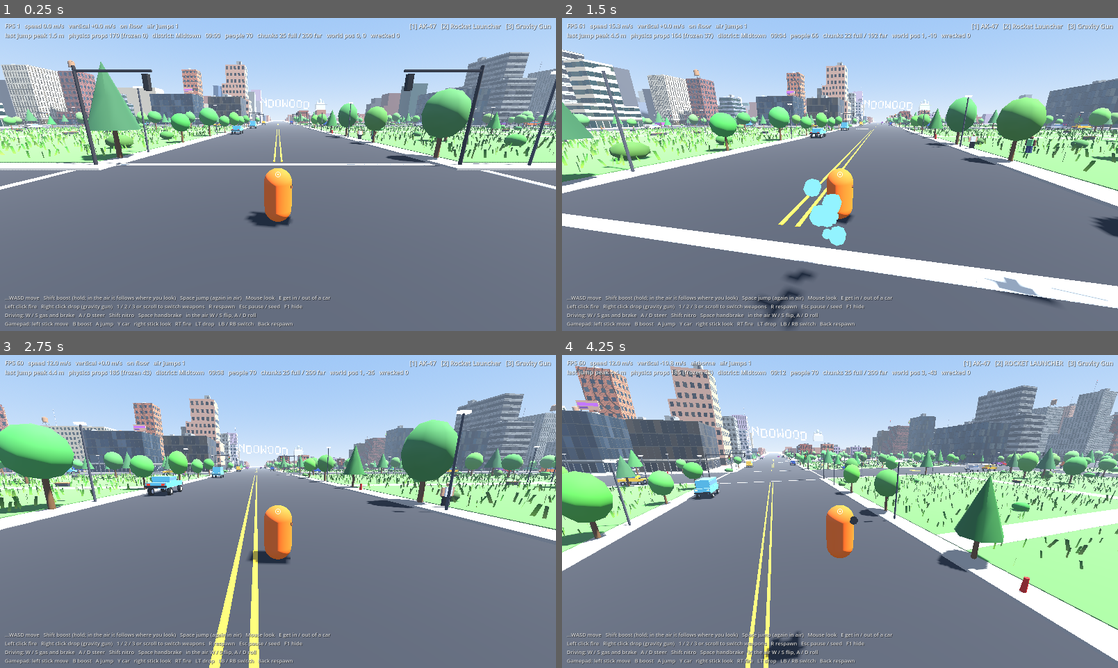
Above: before the commit, frames 1-4 (two rows, left to right).
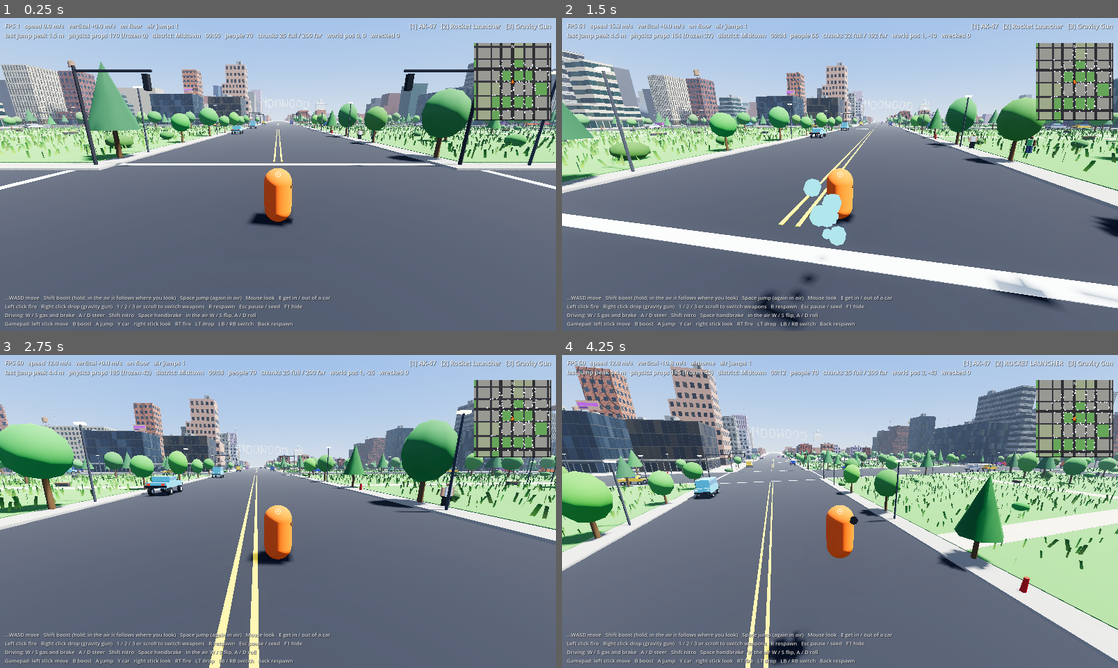
Above: after the commit, the same moments.

Repository: ashalluf/rando-game
Game: Godot game, scene res://scenes/levels/city.tscn
Two runs of this game, one before a commit and one after it. Both use one fixed random seed, a clock stepped at 60 frames per second and the inputs below.
Inputs (mouse positions are in pixels of both pictures, inside the frame that each line leads up to):
- Up to frame 1 (0.25 s): no input
- Up to frame 2 (1.5 s): move the mouse to (867, 174) at 0.52 s; hold W (move_forward) from 0.53 s (still down); right-click (867, 174) at 0.6 s; tap Space (jump) at 0.77 s; move the mouse to (812, 174) at 1.27 s; tap Shift (boost) at 1.35 s
- Up to frame 3 (2.75 s): keep holding W (move_forward); tap Space (jump) at 1.52 s; move the mouse to (289, 505) at 2.02 s; press the mouse at (289, 505) at 2.03 s
- Up to frame 4 (4.25 s): keep holding W (move_forward); move the mouse to (834, 517) at 2.77 s; release the mouse at (834, 517) at 2.78 s; tap E (interact) at 2.85 s; tap Space (jump) at 3.02, 3.77 s; move the mouse to (878, 514) at 3.52 s; tap Mouse wheel up (next_weapon) at 3.6 s

The runs differ from the first frame. In frame 1, 10% of the frame differs, in the area x 0-100%, y 8-68%; in frame 2, 13%; in frame 3, 14%; in frame 4, 20%, in the area x 0-100%, y 3-100%.

Commit message:
Lighting pass and a minimap
Environment: SDFGI global illumination, SSAO, screen-space reflections,
glow, ACES tonemapping, volumetric fog, slight contrast and saturation,
soft blended sun shadows out to 320 m, and a subtle far depth of field
on the camera. Forward+ only; the web build keeps its simple look.

Minimap in the top right, drawn from the city plan: blocks colored by
district and zone, roads and avenues, parks and plazas, ocean, beach,
hills, airport and port, landmarks as gold dots, nearby cars as dots,
and an arrow for where you are looking. North is up, 320 m radius.

How to test: look at the skyline and shadows on the Mac build and say
whether it is too bright, too dark, or too foggy. Check the minimap
matches the streets around you.

Co-Authored-By: Claude Fable 5.1 <noreply@anthropic.com>
Claude-Session: https://claude.ai/code/session_013mJoQrtobT2mZqUs9rjLvy

Diff:
--- a/scenes/levels/city.tscn
+++ b/scenes/levels/city.tscn
@@ -11,7 +11,8 @@
 sky_horizon_color = Color(0.78, 0.86, 0.96, 1)
 ground_bottom_color = Color(0.22, 0.22, 0.24, 1)
 ground_horizon_color = Color(0.78, 0.86, 0.96, 1)
-sun_angle_max = 20.0
+sun_angle_max = 30.0
+sun_curve = 0.15
 
 [sub_resource type="Sky" id="Sky_sky"]
 sky_material = SubResource("ProceduralSkyMaterial_sky")
@@ -21,11 +22,35 @@
 sky = SubResource("Sky_sky")
 ambient_light_source = 3
 ambient_light_sky_contribution = 0.45
-tonemap_mode = 2
+tonemap_mode = 3
+tonemap_exposure = 1.0
+tonemap_white = 6.0
+ssr_enabled = true
+ssr_max_steps = 48
+ssr_fade_in = 0.2
+ssr_fade_out = 2.0
+ssao_enabled = true
+ssao_radius = 2.0
+ssao_intensity = 1.5
+sdfgi_enabled = true
+sdfgi_use_occlusion = true
+sdfgi_min_cell_size = 0.4
+sdfgi_energy = 1.1
+glow_enabled = true
+glow_intensity = 0.5
+glow_bloom = 0.08
+glow_hdr_threshold = 1.1
 fog_enabled = true
 fog_light_color = Color(0.78, 0.86, 0.96, 1)
 fog_density = 0.0006
 fog_sky_affect = 0.2
+volumetric_fog_enabled = true
+volumetric_fog_density = 0.008
+volumetric_fog_albedo = Color(0.9, 0.93, 1, 1)
+volumetric_fog_length = 160.0
+adjustment_enabled = true
+adjustment_contrast = 1.04
+adjustment_saturation = 1.08
 
 [node name="City" type="Node3D"]
 script = ExtResource("1_city")
@@ -35,8 +60,11 @@
 
 [node name="Sun" type="DirectionalLight3D" parent="."]
 light_energy = 1.0
+light_angular_distance = 0.6
 shadow_enabled = true
-directional_shadow_max_distance = 260.0
+shadow_blur = 1.5
+directional_shadow_max_distance = 320.0
+directional_shadow_blend_splits = true
 
 [node name="Player" parent="." instance=ExtResource("2_player")]
 transform = Transform3D(1, 0, 0, 0, 1, 0, 0, 0, 1, 0, 1.5, 0)
--- a/scenes/player/player.tscn
+++ b/scenes/player/player.tscn
@@ -1,8 +1,14 @@
-[gd_scene load_steps=9 format=3]
+[gd_scene load_steps=10 format=3]
 
 [ext_resource type="Script" path="res://scripts/player/player.gd" id="1_player"]
 [ext_resource type="Script" path="res://scripts/player/camera_rig.gd" id="2_camera_rig"]
 [ext_resource type="Script" path="res://scripts/weapons/weapon_manager.gd" id="3_weapons"]
+
+[sub_resource type="CameraAttributesPractical" id="CameraAttributesPractical_cam"]
+dof_blur_far_enabled = true
+dof_blur_far_distance = 260.0
+dof_blur_far_transition = 260.0
+dof_blur_amount = 0.04
 
 [sub_resource type="CapsuleShape3D" id="CapsuleShape3D_body"]
 radius = 0.45
@@ -60,6 +66,7 @@
 margin = 0.3
 
 [node name="Camera3D" type="Camera3D" parent="CameraRig/SpringArm3D"]
+attributes = SubResource("CameraAttributesPractical_cam")
 fov = 75.0
 near = 0.05
 far = 2000.0
--- a/scenes/ui/debug_hud.tscn
+++ b/scenes/ui/debug_hud.tscn
@@ -1,7 +1,8 @@
-[gd_scene load_steps=3 format=3]
+[gd_scene load_steps=4 format=3]
 
 [ext_resource type="Script" path="res://scripts/ui/debug_hud.gd" id="1_hud"]
 [ext_resource type="Script" path="res://scripts/ui/crosshair.gd" id="2_crosshair"]
+[ext_resource type="Script" path="res://scripts/ui/minimap.gd" id="3_minimap"]
 
 [node name="DebugHud" type="CanvasLayer"]
 script = ExtResource("1_hud")
@@ -32,6 +33,17 @@
 theme_override_font_sizes/font_size = 18
 text = "..."
 
+[node name="Minimap" type="Control" parent="."]
+anchor_left = 1.0
+anchor_right = 1.0
+offset_left = -236.0
+offset_top = 72.0
+offset_right = -14.0
+offset_bottom = 294.0
+grow_horizontal = 0
+mouse_filter = 2
+script = ExtResource("3_minimap")
+
 [node name="Crosshair" type="Control" parent="."]
 anchor_left = 0.5
 anchor_top = 0.5
--- /dev/null
+++ b/scripts/ui/minimap.gd
@@ -0,0 +1,150 @@
+extends Control
+## Minimap drawn straight from the CityPlan: roads, blocks colored by district and zone, landmarks,
+## and the player's heading. North is up. Cheap enough to redraw ten times a second.
+
+## Meters from the player to the edge of the map.
+@export var radius_m: float = 320.0
+@export var refresh_hz: float = 10.0
+
+const COLORS := {
+	"downtown": Color(0.55, 0.58, 0.66), "midtown": Color(0.60, 0.60, 0.58), "suburbs": Color(0.62, 0.66, 0.54),
+	"industrial": Color(0.60, 0.54, 0.48), "park": Color(0.40, 0.65, 0.35), "plaza": Color(0.78, 0.72, 0.60),
+	"ocean": Color(0.20, 0.45, 0.72), "beach": Color(0.86, 0.78, 0.55), "hills": Color(0.36, 0.48, 0.28),
+	"airport": Color(0.45, 0.45, 0.47), "port": Color(0.52, 0.52, 0.54), "road": Color(0.22, 0.22, 0.25),
+	"avenue": Color(0.18, 0.18, 0.2), "landmark": Color(1.0, 0.85, 0.3), "player": Color(1.0, 0.45, 0.12),
+	"frame": Color(0.08, 0.08, 0.1, 0.85), "car": Color(0.9, 0.9, 0.95),
+}
+
+var _timer: float = 0.0
+var _player: Node3D
+var _city: Node
+
+
+func _ready() -> void:
+	clip_contents = true
+	mouse_filter = Control.MOUSE_FILTER_IGNORE
+
+
+func _process(delta: float) -> void:
+	_timer += delta
+	if _timer >= 1.0 / refresh_hz:
+		_timer = 0.0
+		queue_redraw()
+
+
+## World XZ (true world coordinates) to a point on the map.
+func world_to_map(wp: Vector2, center_world: Vector2) -> Vector2:
+	var scale := size.x / (radius_m * 2.0)
+	return size * 0.5 + (wp - center_world) * scale
+
+
+func _draw() -> void:
+	if _player == null:
+		_player = get_tree().get_first_node_in_group("player") as Node3D
+	if _city == null:
+		_city = get_tree().get_first_node_in_group("city")
+	draw_rect(Rect2(Vector2.ZERO, size), COLORS.frame)
+	if _player == null or _city == null or not _city.has_method("world_position"):
+		return
+	var plan: CityPlan = _city.get("plan")
+	if plan == null:
+		return
+	var wp3: Vector3 = _city.world_position(_player.global_position)
+	var center := Vector2(wp3.x, wp3.z)
+	var scale := size.x / (radius_m * 2.0)
+	var idx := plan.block_index_at(center)
+	var reach := int(ceil(radius_m / plan.block_size_range.x)) + 1
+
+	# Blocks and zones.
+	for ix in range(idx.x - reach, idx.x + reach + 1):
+		for iz in range(idx.y - reach, idx.y + reach + 1):
+			var block := plan.block(ix, iz)
+			var rect: Rect2 = block.rect
+			var zone := plan.zone_at(rect.get_center())
+			var owned := _owned_rect(plan, ix, iz)
+			var color: Color
+			match zone:
+				MacroMap.Zone.OCEAN:
+					color = COLORS.ocean
+				MacroMap.Zone.HILLS:
+					color = COLORS.hills
+				MacroMap.Zone.BEACH:
+					color = COLORS.beach
+				MacroMap.Zone.AIRPORT:
+					color = COLORS.airport
+				MacroMap.Zone.PORT:
+					color = COLORS.port
+				_:
+					color = Color.TRANSPARENT
+			if zone != MacroMap.Zone.CITY:
+				_fill(owned, color, center, scale)
+				if zone == MacroMap.Zone.BEACH:
+					_draw_roads(plan, ix, iz, rect, center, scale)
+				continue
+			# City block: roads first, then the block itself.
+			_draw_roads(plan, ix, iz, rect, center, scale)
+			match block.kind:
+				CityPlan.BlockKind.PARK:
+					color = COLORS.park
+				CityPlan.BlockKind.PLAZA:
+					color = COLORS.plaza
+				_:
+					color = [COLORS.downtown, COLORS.midtown, COLORS.suburbs, COLORS.industrial][block.district]
+			_fill(rect, color, center, scale)
+
+	# Landmarks.
+	if plan.macro:
+		for lm in Landmarks.all():
+			var a: Vector2 = lm.anchor
+			if a.distance_to(center) < radius_m * 1.4:
+				var p := world_to_map(a, center)
+				draw_circle(p, 4.0, COLORS.landmark)
+				draw_circle(p, 4.0, Color.BLACK, false, 1.0)
+
+	# Cars you can see, as dots.
+	for node in get_tree().get_nodes_in_group("vehicle"):
+		var car := node as Node3D
+		if car == null or car == _player.get("vehicle"):
+			continue
+		var cw: Vector3 = _city.world_position(car.global_position)
+		var cp := Vector2(cw.x, cw.z)
+		if cp.distance_to(center) < radius_m:
+			draw_circle(world_to_map(cp, center), 2.0, COLORS.car)
+
+	# Player arrow, pointing where the camera looks.
+	var rig: Node3D = _player.get("camera_rig")
+	var yaw: float = rig.global_rotation.y if rig else 0.0
+	var forward := Vector2(-sin(yaw), -cos(yaw))
+	var c := size * 0.5
+	var right := Vector2(-forward.y, forward.x)
+	var tri := PackedVector2Array([c + forward * 9.0, c - forward * 6.0 + right * 6.0, c - forward * 6.0 - right * 6.0])
+	draw_colored_polygon(tri, COLORS.player)
+	draw_polyline(PackedVector2Array([tri[0], tri[1], tri[2], tri[0]]), Color.BLACK, 1.0)
+	# North marker and frame.
+	draw_string(ThemeDB.fallback_font, Vector2(size.x * 0.5 - 4.0, 14.0), "N", HORIZONTAL_ALIGNMENT_LEFT, -1, 12, Color.WHITE)
+	draw_rect(Rect2(Vector2.ZERO, size), Color(0.0, 0.0, 0.0, 0.9), false, 2.0)
+
+
+func _owned_rect(plan: CityPlan, ix: int, iz: int) -> Rect2:
+	var x0 := plan.road_pos(CityPlan.AXIS_X, ix) + plan.road_width(CityPlan.AXIS_X, ix) * 0.5
+	var x1 := plan.road_pos(CityPlan.AXIS_X, ix + 1) + plan.road_width(CityPlan.AXIS_X, ix + 1) * 0.5
+	var z0 := plan.road_pos(CityPlan.AXIS_Z, iz) + plan.road_width(CityPlan.AXIS_Z, iz) * 0.5
+	var z1 := plan.road_pos(CityPlan.AXIS_Z, iz + 1) + plan.road_width(CityPlan.AXIS_Z, iz + 1) * 0.5
+	return Rect2(x0, z0, x1 - x0, z1 - z0)
+
+
+func _draw_roads(plan: CityPlan, ix: int, iz: int, rect: Rect2, center: Vector2, scale: float) -> void:
+	var rx := plan.road_pos(CityPlan.AXIS_X, ix + 1)
+	var wx := plan.road_width(CityPlan.AXIS_X, ix + 1)
+	var rz := plan.road_pos(CityPlan.AXIS_Z, iz + 1)
+	var wz := plan.road_width(CityPlan.AXIS_Z, iz + 1)
+	var owned := _owned_rect(plan, ix, iz)
+	_fill(Rect2(rx - wx * 0.5, owned.position.y, wx, owned.size.y), COLORS.avenue if wx > plan.street_width + 1.0 else COLORS.road, center, scale)
+	_fill(Rect2(owned.position.x, rz - wz * 0.5, owned.size.x, wz), COLORS.avenue if wz > plan.street_width + 1.0 else COLORS.road, center, scale)
+
+
+func _fill(world_rect: Rect2, color: Color, center: Vector2, scale: float) -> void:
+	if color.a <= 0.0:
+		return
+	var p := world_to_map(world_rect.position, center)
+	draw_rect(Rect2(p, world_rect.size * scale), color)
--- a/tests/smoke_test.gd
+++ b/tests/smoke_test.gd
@@ -356,6 +356,12 @@
 	_check(day.night_factor < 0.05, "noon clears it")
 	var sfx: Node = get_tree().root.get_node("/root/Sfx")
 	_check(sfx.has("shot") and sfx.has("explosion") and sfx.has("engine_loop"), "sound effects are synthesized")
+	var minimap: Control = city.get_node("DebugHud/Minimap")
+	_check(minimap != null and minimap.world_to_map(Vector2(0.0, -100.0), Vector2.ZERO).y < minimap.size.y * 0.5, "minimap exists and north is up")
+	minimap.queue_redraw()
+	await _ticks(3)
+	var env: Environment = city.get_node("WorldEnvironment").environment
+	_check(env.sdfgi_enabled and env.ssao_enabled and env.glow_enabled and env.tonemap_mode == Environment.TONE_MAPPER_ACES, "environment has GI, AO, glow and ACES")
 	var menu: Node = city.get_node("PauseMenu")
 	menu.open()
 	_check(get_tree().paused and menu.is_open(), "pause menu pauses the game")
Not shown, added: scripts/ui/minimap.gd.uid
Not shown, changed: CLAUDE.md
Not shown, changed: docs/GAME_PLAN.md
